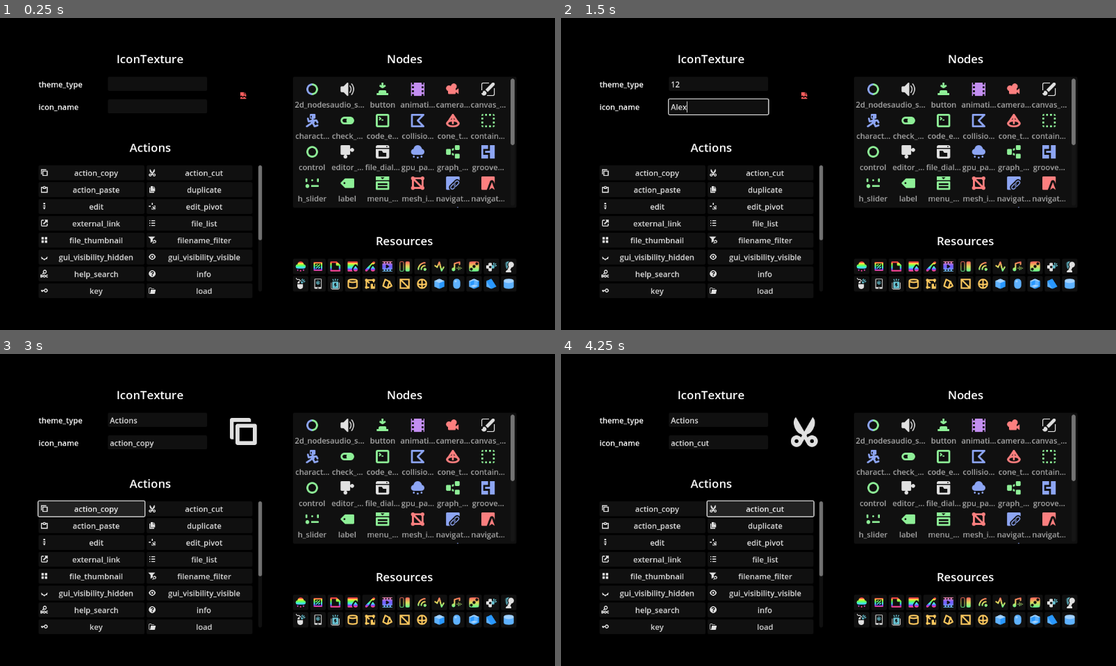
Above: before the commit, frames 1-4 (two rows, left to right).
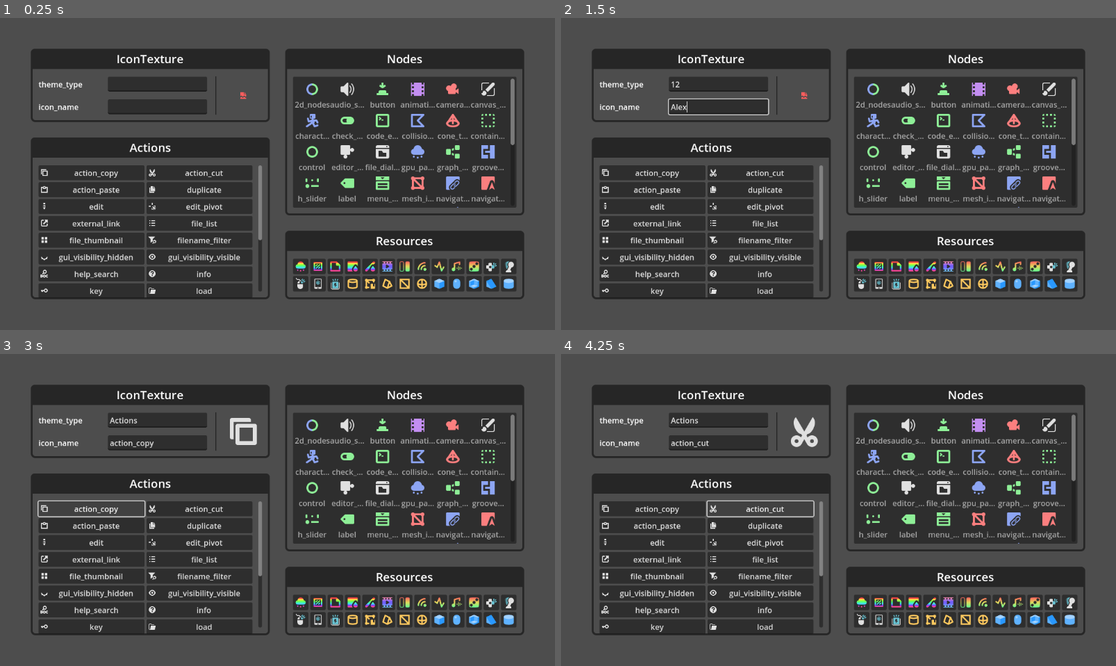
Above: after the commit, the same moments.

Repository: ninstar/Godot-IconTexture
Game: Godot game, scene res://examples/icon_texture/scene.tscn
Same seed, same stepped clock (60 frames per second), same inputs: the game is played once before the commit and once after it.
Inputs (mouse positions are in pixels of both pictures, inside the frame that each line leads up to):
- Up to frame 1 (0.25 s): no input
- Up to frame 2 (1.5 s): click (716, 83) at 0.52 s; type "12" at 0.6 s; click (716, 105) at 0.75 s; type "Alex" at 0.83 s; click "play_scene" at 1.25 s
- Up to frame 3 (3 s): click "play_scene" at 2 s; click "action_copy" at 2.75 s
- Up to frame 4 (4.25 s): click "action_cut" at 3.5 s

The runs differ from the first frame. In frame 1, 94% of the frame differs, in the area x 0-100%, y 0-100%; in frame 2, 94%; in frame 3, 93%; in frame 4, 93%.

Commit message:
Update project.godot

Diff:
--- a/project.godot
+++ b/project.godot
@@ -17,15 +17,6 @@
 config/features=PackedStringArray("4.4")
 config/icon="res://icon.png"
 
-[display]
-
-window/size/transparent=true
-window/per_pixel_transparency/allowed=true
-
 [editor_plugins]
 
 enabled=PackedStringArray("res://addons/icon_texture/plugin.cfg")
-
-[rendering]
-
-viewport/transparent_background=true
